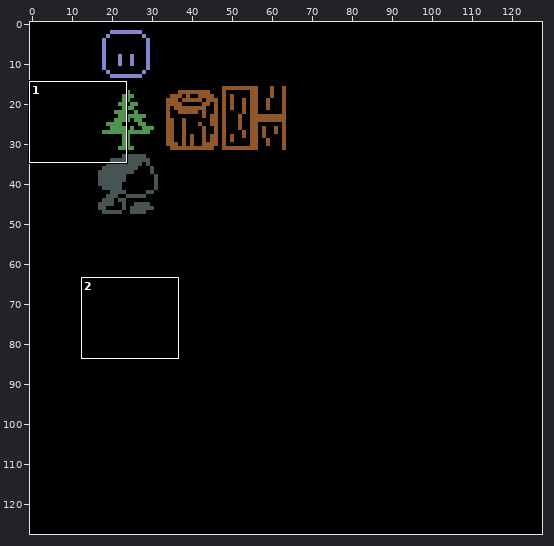
Pixel-art file, stored at assets/images/tiles.ase. Above: a wide view before the commit, with the close-up outlined.
Close-up. Before the edit:
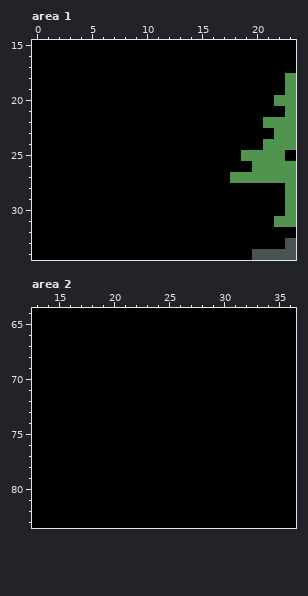
128x128 pixels, 1 frame. Shown: area 1: x 0..23, y 15..34; area 2: x 13..36, y 64..83. The commit also changed other parts of the picture, which this record leaves out.
New version:
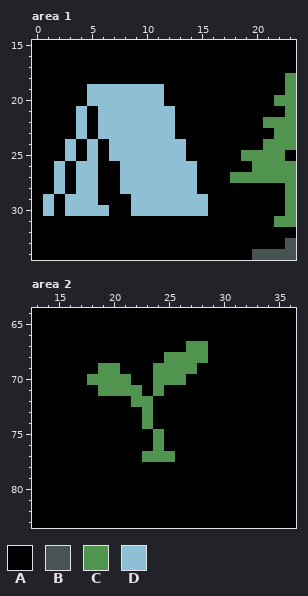
Palette (. is transparent): A #000000  B #485454  C #509450  D #8fbfd5
From old to new:
Area 1, layer "Layer 1":
y 19..20: x 5..11 AAAAAAA -> DDDDDDD
y 21..23: x 4 A -> D; x 6..12 AAAAAAA -> DDDDDDD
y 24..25: x 3 A -> D; x 5 A -> D; x 7..13 AAAAAAA -> DDDDDDD
y 26..28: x 2 A -> D; x 4..5 AA -> DD; x 8..14 AAAAAAA -> DDDDDDD
y 29: x 1 A -> D; x 3..5 AAA -> DDD; x 9..15 AAAAAAA -> DDDDDDD
y 30: x 1 A -> D; x 3..6 AAAA -> DDDD; x 9..15 AAAAAAA -> DDDDDDD
Area 2, layer "Layer 1":
y 67: x 27..28 AA -> CC
y 68: x 25..28 AAAA -> CCCC
y 69: x 19..20 AA -> CC; x 24..27 AAAA -> CCCC
y 70: x 18..21 AAAA -> CCCC; x 24..26 AAA -> CCC
y 71: x 19..22 AAAA -> CCCC; x 24 A -> C
y 72: x 22..23 AA -> CC
y 73..74: x 23 A -> C
y 75..76: x 24 A -> C
y 77: x 23..25 AAA -> CCC
Pixel boxes of the changes (left, top, right, bottom) in both close-ups:
changed: (43, 84, 208, 216)
changed: (87, 341, 208, 462)
